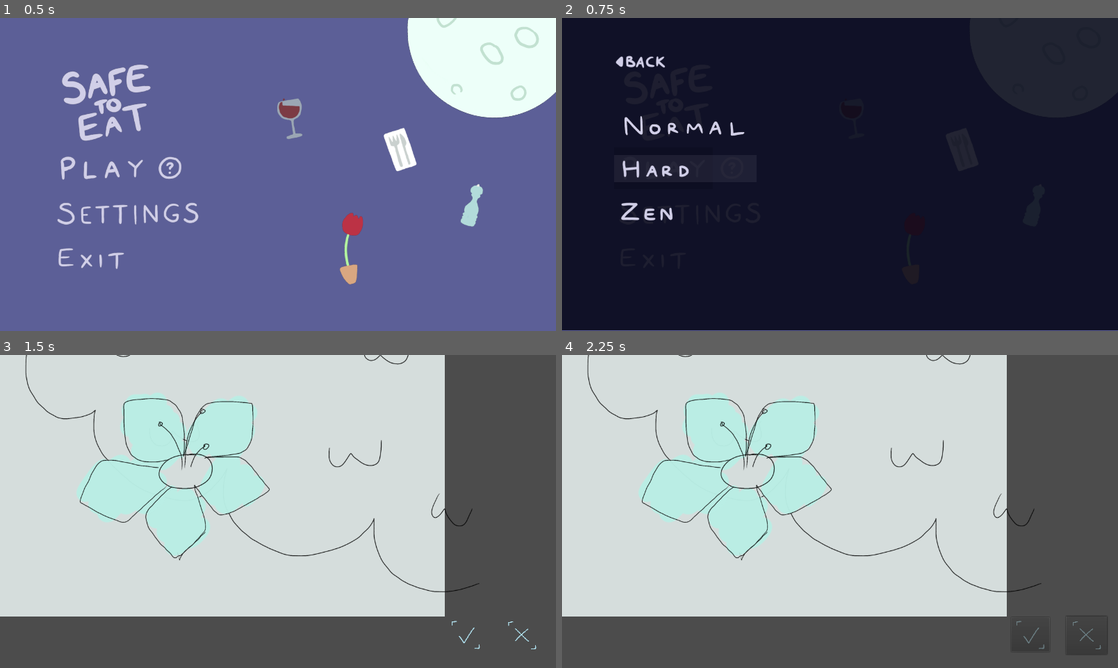
Above: before the commit, frames 1-4 (two rows, left to right).
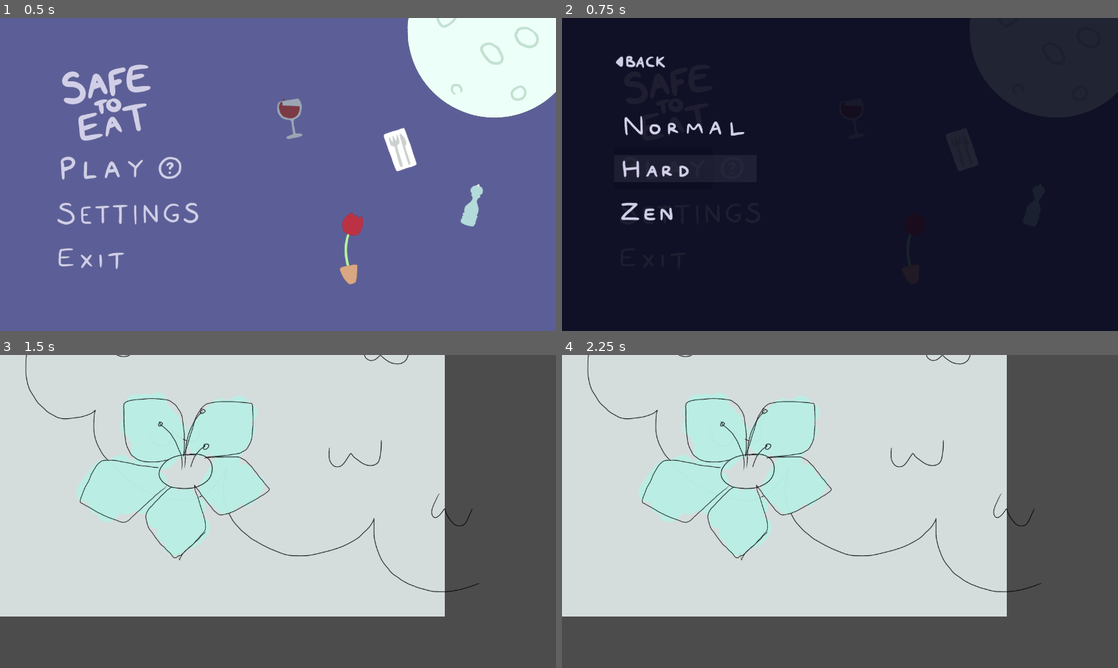
Above: after the commit, the same moments.

Repository: Niimphu/FiresideGameJam2023
Game: Godot game, scene res://Menus/MainMenu.tscn
Same seed, same stepped clock (60 frames per second), same inputs: the game is played once before the commit and once after it.
Inputs (mouse positions are in pixels of both pictures, inside the frame that each line leads up to):
- Up to frame 1 (0.5 s): no input
- Up to frame 2 (0.75 s): click (662, 168) at 0.5 s
- Up to frame 3 (1.5 s): click (100, 505) at 1.25 s
- Up to frame 4 (2.25 s): click (1029, 633) at 2.02 s

Frame 1 is identical in both runs. In frame 2, 0.2% of the frame differs, in the area x 0-100%, y 99-100%; in frame 3, less than 0.1%; in frame 4, less than 0.1%.
Error after the commit: Attempt to call function 'add_child' in base 'null instance' on a null instance. (res://GuidebookPrototype/FlowerLevelIdentifier.gd:18)

Commit message:
main menu padding

Diff:
--- a/GuidebookPrototype/Identifier.gd
+++ b/GuidebookPrototype/Identifier.gd
@@ -13,9 +13,9 @@
 		child.frame = randi() % child.hframes
 	buttons = button_control.instance()
 	buttons.set_name("ButtonControl")
-	add_child(buttons)
 	buttons.connect("safe", self, "_on_safe_pressed")
 	buttons.connect("danger", self, "_on_danger_pressed")
+	get_node("/root/Level/HUD").add_child(buttons)
 	reload_delay.connect("timeout", self, "_on_ReloadDelay_timeout")
 
 func _on_safe_pressed():
--- a/Level/Buttons.tres
+++ b/Level/Buttons.tres
@@ -1,4 +1,6 @@
-[gd_resource type="Theme" load_steps=5 format=2]
+[gd_resource type="Theme" load_steps=6 format=2]
+
+[sub_resource type="StyleBoxEmpty" id=6]
 
 [sub_resource type="StyleBoxEmpty" id=4]
 
@@ -10,6 +12,7 @@
 [sub_resource type="StyleBoxFlat" id=5]
 
 [resource]
+Button/styles/disabled = SubResource( 6 )
 Button/styles/focus = SubResource( 4 )
 Button/styles/hover = SubResource( 1 )
 Button/styles/normal = SubResource( 2 )
--- a/Level/Level.tscn
+++ b/Level/Level.tscn
@@ -9,7 +9,6 @@
 [ext_resource path="res://Animation scripts/spin_sprite.gd" type="Script" id=7]
 [ext_resource path="res://Level/Sprites/Spinny ring 2.PNG" type="Texture" id=8]
 [ext_resource path="res://Level/Sprites/Spinny ring.PNG" type="Texture" id=9]
-[ext_resource path="res://GuidebookPrototype/TestLevel.tscn" type="PackedScene" id=10]
 
 [sub_resource type="SpriteFrames" id=1]
 animations = [ {
@@ -53,7 +52,7 @@
 
 [node name="Level" type="Node2D"]
 
-[node name="TestLevel" parent="." instance=ExtResource( 10 )]
+[node name="LevelControl" type="Node2D" parent="."]
 
 [node name="HUD" type="Node2D" parent="."]
 
--- a/Menus/MainMenu.tscn
+++ b/Menus/MainMenu.tscn
@@ -15,6 +15,8 @@
 [ext_resource path="res://Menus/SettingsMenu.tscn" type="PackedScene" id=13]
 [ext_resource path="res://Menus/MainMenu.gd" type="Script" id=14]
 [ext_resource path="res://Menus/PlayMenu.tscn" type="PackedScene" id=15]
+
+[sub_resource type="StyleBoxEmpty" id=1]
 
 [node name="MainMenu" type="Control"]
 theme = ExtResource( 6 )
@@ -109,12 +111,22 @@
 margin_bottom = 407.0
 icon = ExtResource( 2 )
 
-[node name="Exit" type="Button" parent="MarginContainer/HBoxContainer/VBoxContainer"]
+[node name="HBoxContainer2" type="HBoxContainer" parent="MarginContainer/HBoxContainer/VBoxContainer"]
 margin_top = 411.0
 margin_right = 343.0
 margin_bottom = 496.0
+
+[node name="Exit" type="Button" parent="MarginContainer/HBoxContainer/VBoxContainer/HBoxContainer2"]
+margin_right = 182.0
+margin_bottom = 85.0
 theme = ExtResource( 6 )
 icon = ExtResource( 4 )
+
+[node name="VSeparator" type="VSeparator" parent="MarginContainer/HBoxContainer/VBoxContainer/HBoxContainer2"]
+margin_left = 186.0
+margin_right = 190.0
+margin_bottom = 85.0
+custom_styles/separator = SubResource( 1 )
 
 [node name="CenterContainer" type="CenterContainer" parent="MarginContainer/HBoxContainer"]
 margin_left = 347.0
@@ -125,7 +137,8 @@
 visible = false
 
 [node name="PlayMenu" parent="." instance=ExtResource( 15 )]
+visible = false
 
 [connection signal="pressed" from="MarginContainer/HBoxContainer/VBoxContainer/HBoxContainer/Play" to="." method="_on_Play_pressed"]
 [connection signal="pressed" from="MarginContainer/HBoxContainer/VBoxContainer/Settings" to="." method="_on_Settings_pressed"]
-[connection signal="pressed" from="MarginContainer/HBoxContainer/VBoxContainer/Exit" to="." method="_on_Exit_pressed"]
+[connection signal="pressed" from="MarginContainer/HBoxContainer/VBoxContainer/HBoxContainer2/Exit" to="." method="_on_Exit_pressed"]
--- a/Menus/PlayMenu.tscn
+++ b/Menus/PlayMenu.tscn
@@ -16,8 +16,8 @@
 script = ExtResource( 6 )
 
 [node name="ColorRect" type="ColorRect" parent="."]
-margin_right = 1280.0
-margin_bottom = 719.0
+margin_right = 1311.0
+margin_bottom = 737.0
 color = Color( 0.0235294, 0.027451, 0.0941176, 0.882353 )
 
 [node name="MarginContainer" type="MarginContainer" parent="."]
Not shown: 1 places in Level/Level.tscn that only renumber resources
Not shown: 1 places in Menus/MainMenu.tscn that only renumber resources
